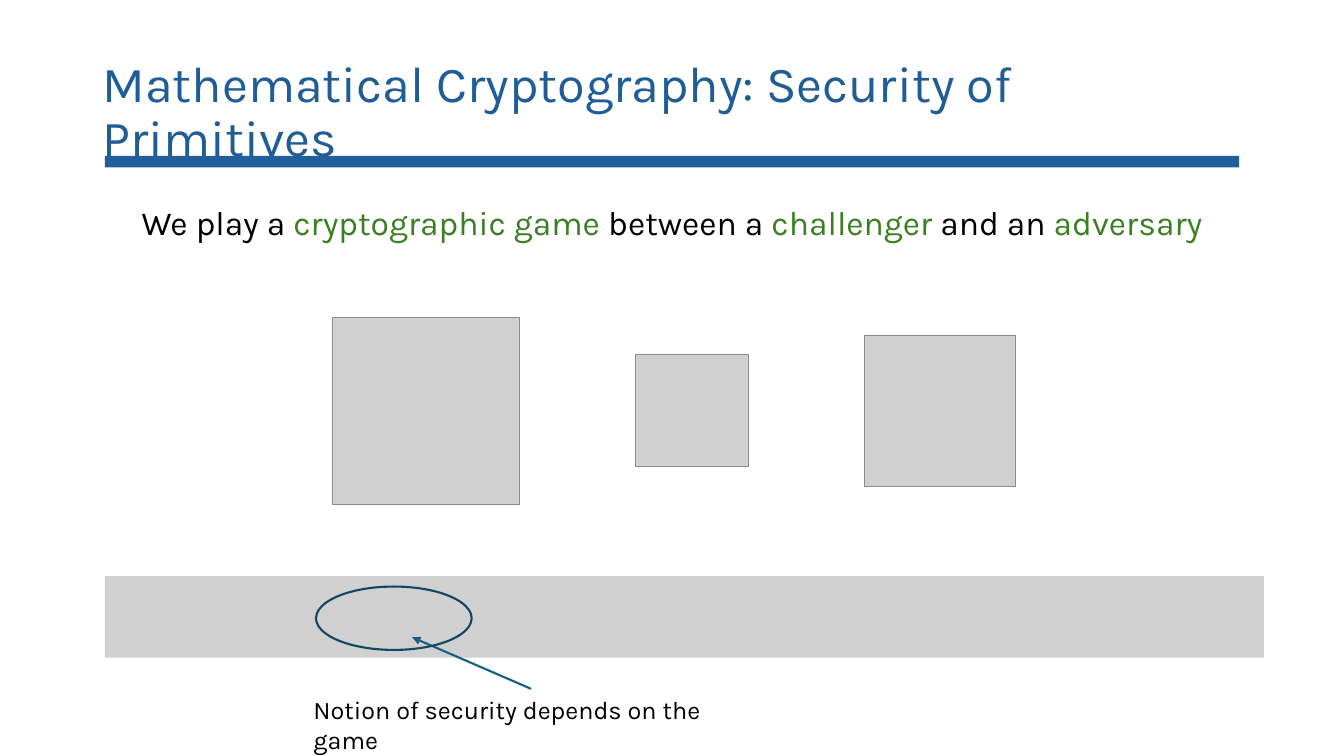
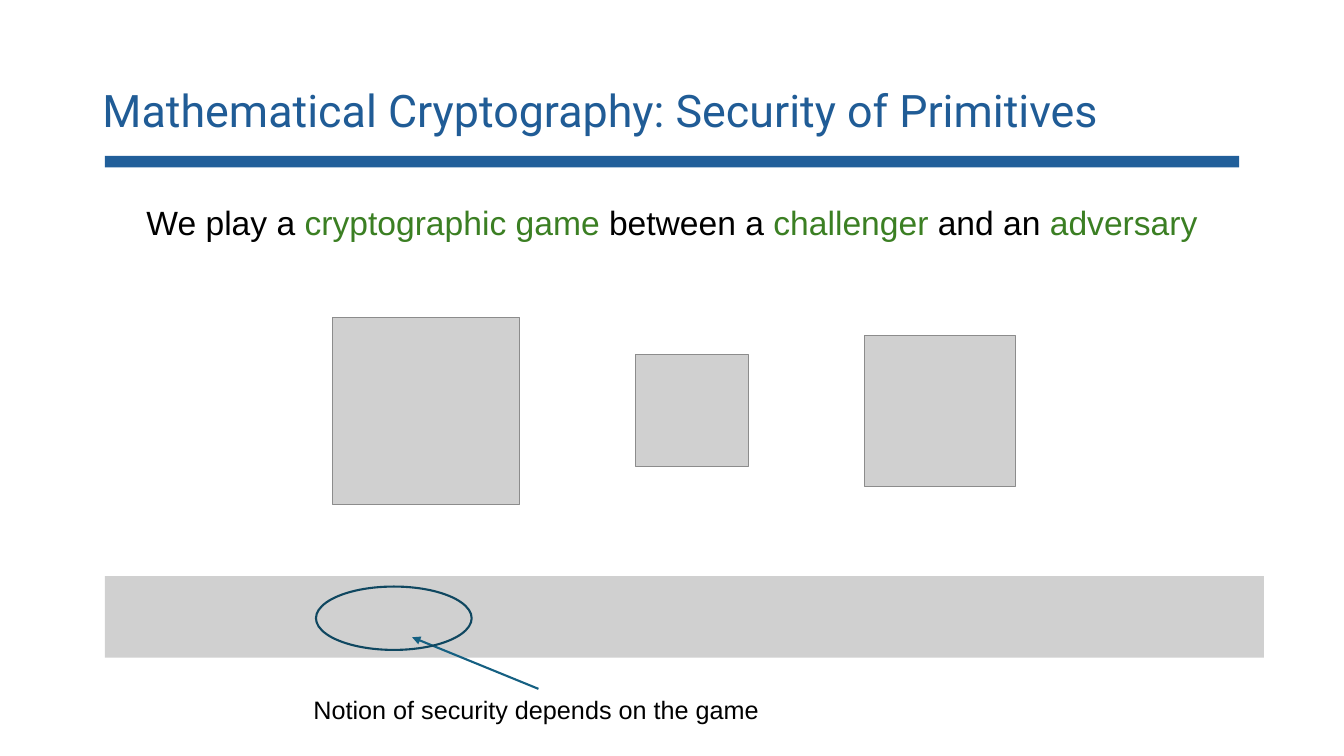
Before and after one commit to lorchrob/comp_slides, a slide deck: slide 21 of comp.pptx. Drawn at 1344x756 pixels with LibreOffice and Linux fonts; fonts in the diff are those of the drawing; grey boxes stand for pictures. Boxes give left, top, right and bottom in pixels: in the first picture for what was removed or moved away, otherwise in the second. Text is boxed around its words. In the diff, an @@ line names an element or a change of style, - is before the commit and + after.

```diff
--- a/comp.pptx
+++ b/comp.pptx
@@ title "Mathematical Cryptography: Security of Primitives" at box(102, 93, 1097, 137): size 36 to 32 pt, font Karla to Roboto @@
@@ text "We play a cryptographic game ..." at box(146, 210, 1198, 242): font Karla to Arial @@
@@ arrow moved from (531, 689) - (412, 637) to (538, 689) - (412, 637) @@
@@ text "Notion of security depends on ..." at box(313, 700, 759, 724): font Karla to Arial @@
```
Also in this commit, not shown: 94 other slides changed.
